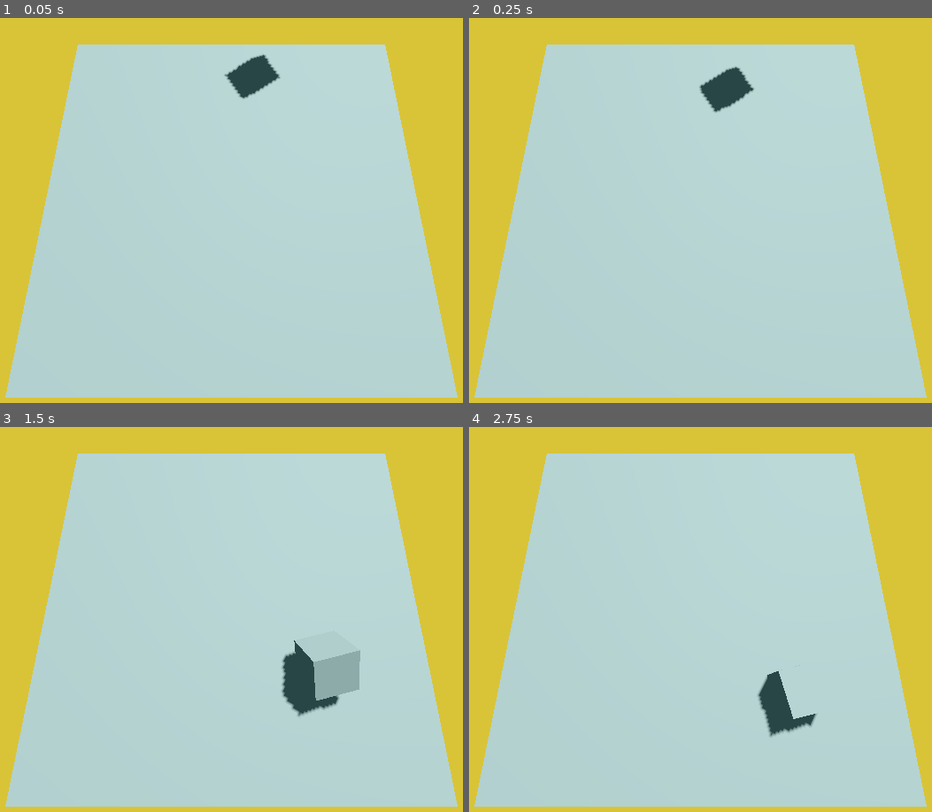
Above: before the commit, frames 1-4 (two rows, left to right).
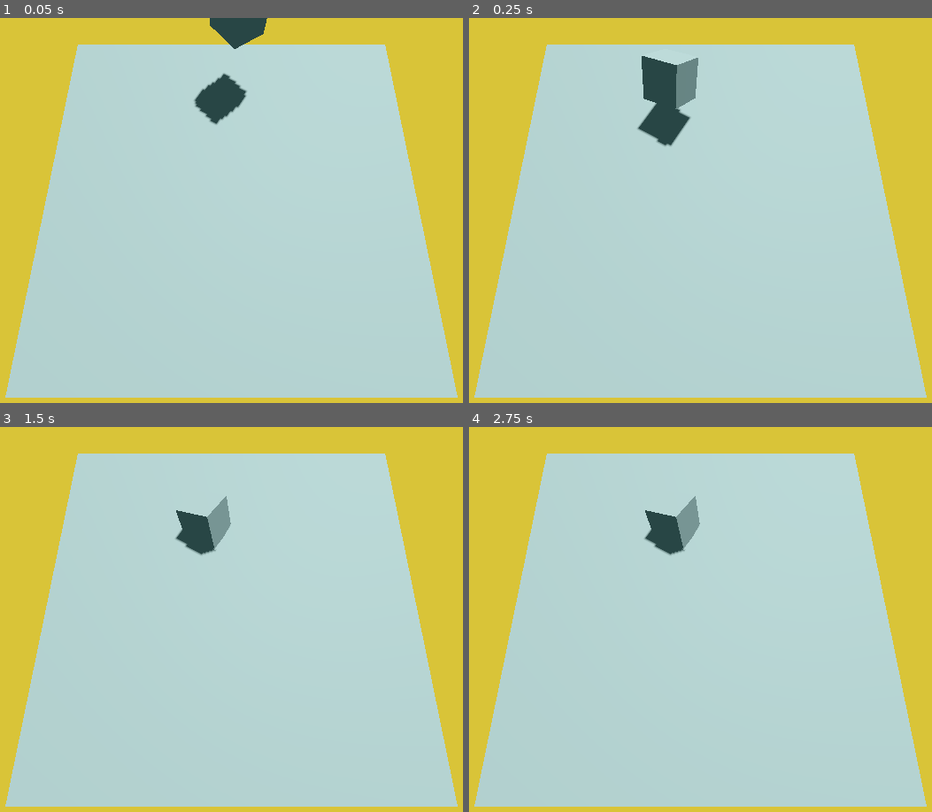
Above: after the commit, the same moments.

Repository: Sanjay004mk/farkle
Game: Godot game, scene res://game/game.tscn
Same seed, same stepped clock (60 frames per second), same inputs: the game is played once before the commit and once after it. This scene is started directly instead of the project's main scene.
Inputs:
- Up to frame 1 (0.05 s): no input
- Up to frame 2 (0.25 s): no input
- Up to frame 3 (1.5 s): no input
- Up to frame 4 (2.75 s): no input

The runs differ from the first frame. In frame 1, 2.2% of the frame differs, in the area x 41-61%, y 0-28%; in frame 2, 2.9%; in frame 3, 3.2%, in the area x 37-78%, y 17-76%; in frame 4, 2.0%.

Commit message:
- Start die animation using curves

Diff:
--- a/dice/animated_die.gd
+++ b/dice/animated_die.gd
@@ -2,11 +2,9 @@
 
 class_name AnimatedDie
 
-# Called when the node enters the scene tree for the first time.
+@onready var path_follow_3d: PathFollow3D = $Path3D/PathFollow3D
+
 func _ready() -> void:
-	pass # Replace with function body.
+	var tween = create_tween().set_parallel(true)
 
-
-# Called every frame. 'delta' is the elapsed time since the previous frame.
-func _process(delta: float) -> void:
-	pass
+	tween.tween_property(path_follow_3d, "progress_ratio", 1.0, 0.5).set_trans(Tween.TRANS_QUAD).set_ease(Tween.EASE_OUT)
--- a/dice/animated_die.tscn
+++ b/dice/animated_die.tscn
@@ -1,11 +1,20 @@
 [gd_scene format=3 uid="uid://b21xwmel285do"]
 
 [ext_resource type="Script" uid="uid://c06cvopkp3so6" path="res://dice/animated_die.gd" id="1_hhyba"]
+[ext_resource type="Curve3D" uid="uid://cc5vlva0p6r0e" path="res://dice/animations/die_roll_1.tres" id="2_7vs8r"]
 
 [sub_resource type="BoxMesh" id="BoxMesh_skg3h"]
 
 [node name="AnimatedDie" type="Node3D" unique_id=1976535065]
 script = ExtResource("1_hhyba")
 
-[node name="MeshInstance3D" type="MeshInstance3D" parent="." unique_id=1333775108]
+[node name="Path3D" type="Path3D" parent="." unique_id=1583794014]
+curve = ExtResource("2_7vs8r")
+
+[node name="PathFollow3D" type="PathFollow3D" parent="Path3D" unique_id=472989146]
+transform = Transform3D(-0.5671423, 0.32684648, 0.7559808, 0, 0.91787285, -0.39684486, -0.82361305, -0.2250674, -0.5205705, 0.44200385, 0.4512729, -1.0130816)
+
+[node name="Node3D" type="Node3D" parent="Path3D/PathFollow3D" unique_id=104775180]
+
+[node name="MeshInstance3D" type="MeshInstance3D" parent="Path3D/PathFollow3D/Node3D" unique_id=1333775108]
 mesh = SubResource("BoxMesh_skg3h")
--- /dev/null
+++ b/dice/animations/die_roll_1.tres
@@ -0,0 +1,8 @@
+[gd_resource type="Curve3D" format=3 uid="uid://cc5vlva0p6r0e"]
+
+[resource]
+_data = {
+"points": PackedVector3Array(0, 0, 0, 0, 0, 0, 0.44200385, 0.4512729, -1.0130816, -0.3372122, 2.385255, -0.7879088, 0.3372122, -2.385255, 0.7879088, -1, -1, 1),
+"tilts": PackedFloat32Array(0, 0)
+}
+point_count = 2
--- a/game/game.tscn
+++ b/game/game.tscn
@@ -1,18 +1,18 @@
 [gd_scene format=3 uid="uid://g45v7skopm7n"]
 
 [ext_resource type="Environment" uid="uid://gys114q4e4c8" path="res://game/game_environment.tres" id="1_l1rk1"]
+[ext_resource type="PackedScene" uid="uid://b21xwmel285do" path="res://dice/animated_die.tscn" id="2_vasa2"]
 
-[sub_resource type="BoxShape3D" id="BoxShape3D_l1rk1"]
+[sub_resource type="BoxShape3D" id="BoxShape3D_h7iqs"]
 size = Vector3(10, 1, 10)
 
 [sub_resource type="BoxMesh" id="BoxMesh_l1rk1"]
 
-[sub_resource type="PhysicsMaterial" id="PhysicsMaterial_l1rk1"]
-bounce = 0.4
+[sub_resource type="BoxShape3D" id="BoxShape3D_l1rk1"]
+size = Vector3(1, 10, 10)
 
-[sub_resource type="BoxShape3D" id="BoxShape3D_vasa2"]
-
-[sub_resource type="BoxMesh" id="BoxMesh_h7iqs"]
+[sub_resource type="BoxShape3D" id="BoxShape3D_4fuuu"]
+size = Vector3(10, 3, 1)
 
 [node name="game" type="Node3D" unique_id=1679775102]
 
@@ -29,21 +29,27 @@
 [node name="BaseCollisionStatic" type="StaticBody3D" parent="." unique_id=2136100846]
 
 [node name="CollisionShape3D" type="CollisionShape3D" parent="BaseCollisionStatic" unique_id=707034010]
-shape = SubResource("BoxShape3D_l1rk1")
+shape = SubResource("BoxShape3D_h7iqs")
 
 [node name="Base" type="MeshInstance3D" parent="BaseCollisionStatic/CollisionShape3D" unique_id=96419738]
 transform = Transform3D(10, 0, 0, 0, 1, 0, 0, 0, 10, 0, 0, 0)
 mesh = SubResource("BoxMesh_l1rk1")
 
-[node name="Die" type="RigidBody3D" parent="." unique_id=1997742331]
-transform = Transform3D(0.79896045, -0.58683485, -0.13147986, -0.07534635, -0.31458485, 0.94623464, -0.59664476, -0.7460973, -0.29555684, 1.9100187, 4.9032483, -6.007466)
-physics_material_override = SubResource("PhysicsMaterial_l1rk1")
-gravity_scale = 3.0
-linear_velocity = Vector3(-2, -5, 7)
+[node name="CollisionShape3D2" type="CollisionShape3D" parent="BaseCollisionStatic" unique_id=447669414]
+transform = Transform3D(1, 0, 0, 0, 1, 0, 0, 0, 1, 5.5, 1, 0)
+shape = SubResource("BoxShape3D_l1rk1")
 
-[node name="CollisionShape3D" type="CollisionShape3D" parent="Die" unique_id=921353885]
-shape = SubResource("BoxShape3D_vasa2")
+[node name="CollisionShape3D3" type="CollisionShape3D" parent="BaseCollisionStatic" unique_id=139416338]
+transform = Transform3D(1, 0, 0, 0, 1, 0, 0, 0, 1, -5.5, 1, 0)
+shape = SubResource("BoxShape3D_l1rk1")
 
-[node name="MeshInstance3D" type="MeshInstance3D" parent="Die/CollisionShape3D" unique_id=1212762017]
-transform = Transform3D(0.9999999, 0, 0, 0, 1, 0, 0, 0, 1, 0, 0, 0)
-mesh = SubResource("BoxMesh_h7iqs")
+[node name="CollisionShape3D4" type="CollisionShape3D" parent="BaseCollisionStatic" unique_id=1755429126]
+transform = Transform3D(1, 0, 0, 0, 1, 0, 0, 0, 1, 0, 1, 5.5)
+shape = SubResource("BoxShape3D_4fuuu")
+
+[node name="CollisionShape3D5" type="CollisionShape3D" parent="BaseCollisionStatic" unique_id=924616776]
+transform = Transform3D(1, 0, 0, 0, 1, 0, 0, 0, 1, 0, 1, -5.5)
+shape = SubResource("BoxShape3D_4fuuu")
+
+[node name="AnimatedDie" parent="." unique_id=1976535065 instance=ExtResource("2_vasa2")]
+transform = Transform3D(1, 0, 0, 0, 1, 0, 0, 0, 1, 0.2562685, 1.8379817, -3.202293)
